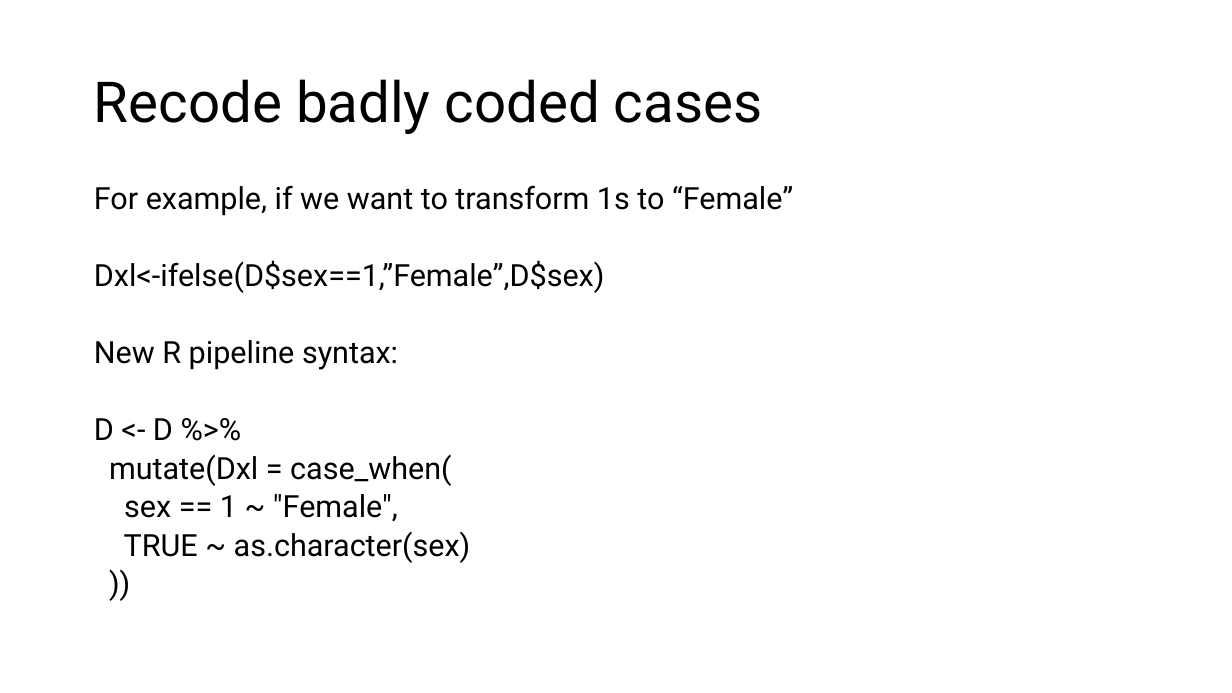
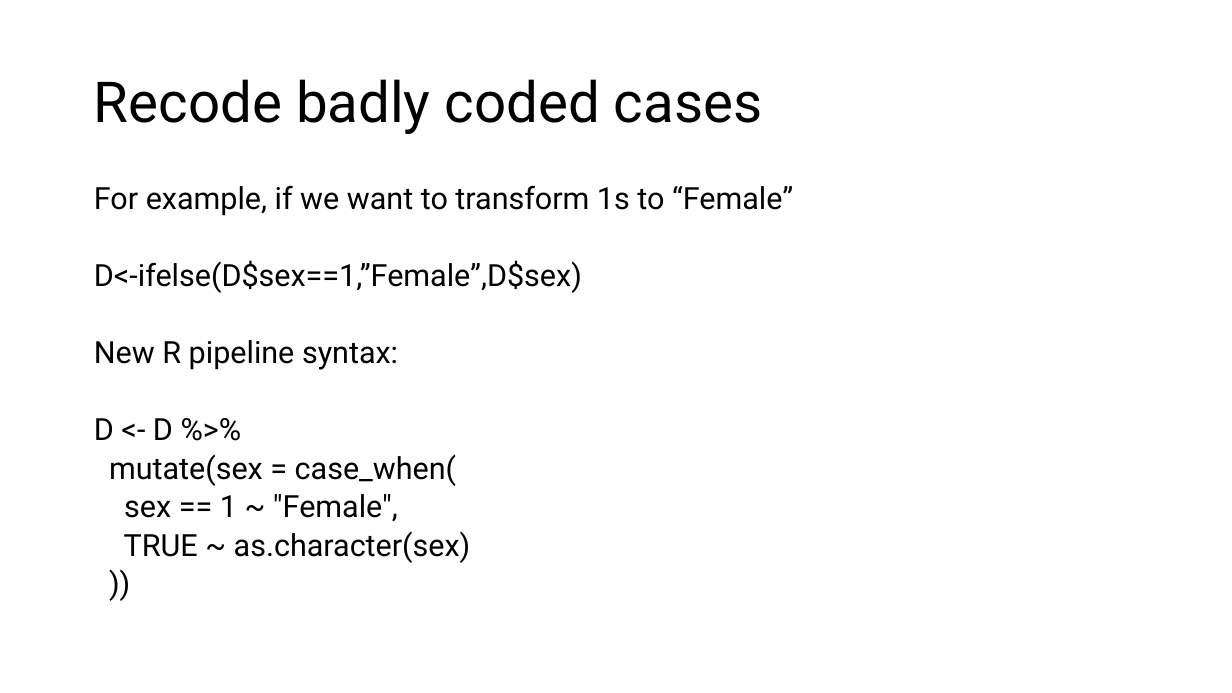
Before and after one commit to hectornajera83/TrainingRKiribati2025, a slide deck: slide 13 of Day 3 Recap.pptx (slide 12 before the commit). Drawn at 1232x693 pixels with LibreOffice and Linux fonts; fonts in the diff are those of the drawing. Boxes give left, top, right and bottom in pixels: in the first picture for what was removed or moved away, otherwise in the second. Text is boxed around its words. In the diff, an @@ line names an element or a change of style, - is before the commit and + after.

```diff
--- a/Day 3 Recap.pptx
+++ b/Day 3 Recap.pptx
@@ text at box(94, 260, 582, 293): text changed @@
-Dxl<-ifelse(D$sex==1,”Female”,D$sex)
+D<-ifelse(D$sex==1,”Female”,D$sex)
@@ text at box(109, 454, 456, 486): text changed @@
-mutate(Dxl = case_when(
+mutate(sex = case_when(
```
Also in this commit, not shown: 1 other slide changed, 2 slides added.
